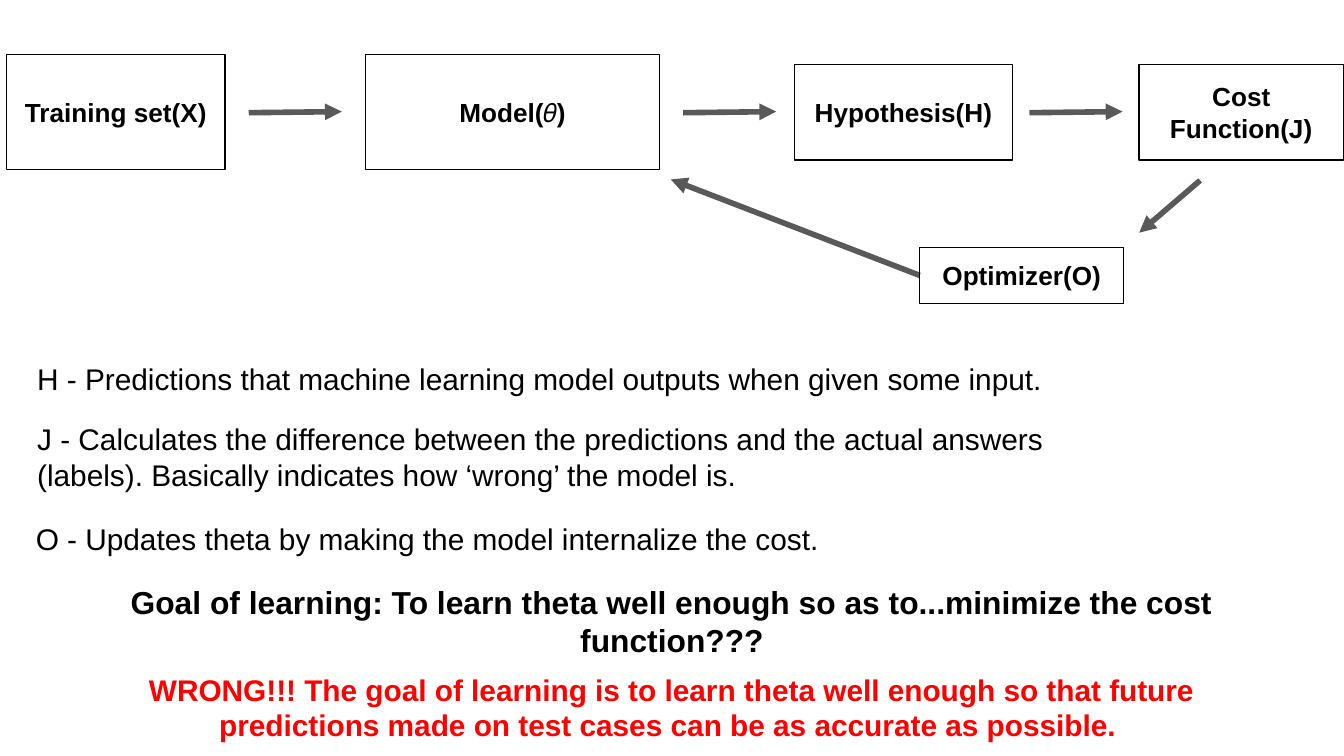
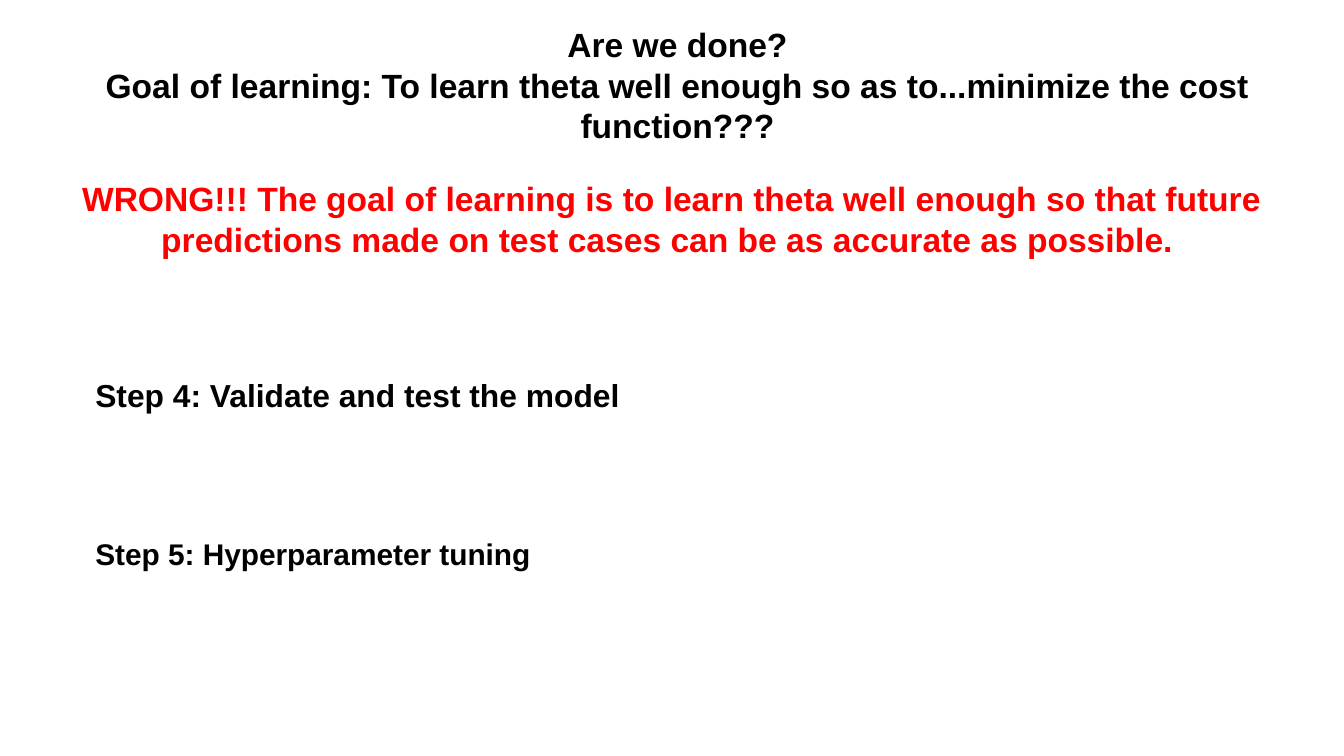
Before and after one commit to Benjamintdk/ML201, a slide deck: slide 9 of MLP/Lesson 1_ MLP.pptx (slide 7 before the commit). Drawn at 1344x756 pixels with LibreOffice and Linux fonts; fonts in the diff are those of the drawing. Boxes give left, top, right and bottom in pixels: in the first picture for what was removed or moved away, otherwise in the second. Text is boxed around its words. In the diff, an @@ line names an element or a change of style, - is before the commit and + after.

```diff
--- a/MLP/Lesson 1_ MLP.pptx
+++ b/MLP/Lesson 1_ MLP.pptx
@@ text "Are we done?": place and size @@
-text "Are we done?" at (131,591,1211,653)
+text "Are we done?" at (106,32,1248,139)
@@ rectangle removed at (7,55,226,169) @@
-Training set(X)
@@ rectangle removed at (366,55,660,169) @@
-Model(𝜃)
@@ text at (567,32,788,58): paragraph added @@
+Are we done?
@@ text at (106,73,1248,139): size 17 to 18 pt in "Goal of learning: To learn theta well ..." @@
@@ rectangle removed at (794,65,1013,160) @@
-Hypothesis(H)
@@ rectangle removed at (1140,65,1344,160) @@
-Cost Function(J)
@@ arrow removed from (249, 113) to (341, 112) @@
@@ arrow removed from (683, 113) to (777, 112) @@
@@ arrow removed from (1030, 113) to (1122, 112) @@
@@ text "WRONG!!! The goal of learning ...": place and size @@
-text "WRONG!!! The goal of learning ..." at (149,679,1193,742)
+text "WRONG!!! The goal of learning ..." at (82,186,1260,258)
@@ text "WRONG!!! The goal of learning ..." at (82,186,1260,258): size 16 to 18 pt @@
@@ arrow removed from (919, 276) to (671, 180) @@
@@ arrow removed from (1200, 180) to (1140, 233) @@
@@ rectangle removed at (919,247,1124,304) @@
-Optimizer(O)
@@ text removed at (37,368,1042,395) @@
-H - Predictions that machine learning model outputs when given some input.
@@ text added at (95,384,620,412), 17 pt, text #000000, bold @@
+Step 4: Validate and test the model
@@ text removed at (37,428,1043,491) @@
-J - Calculates the difference between the predictions and the actual answers (labels). Basically indicates how ‘wrong’ the model is.
@@ text removed at (36,528,818,556) @@
-O - Updates theta by making the model internalize the cost.
@@ text added at (95,543,530,570), 16 pt, text #000000, bold @@
+Step 5: Hyperparameter tuning
```
Also in this commit, not shown: 5 other slides changed, 4 slides added, 2 slides removed, 3 other files.
